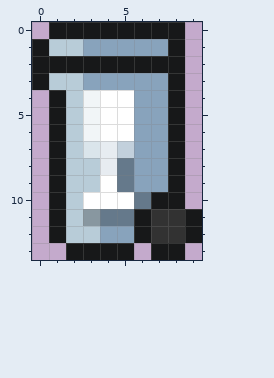
Two states of a pixel-art sprite, assets/raster/trash-bin-white-10x14.png. Above is the file before it was changed.
The file is 10x14 pixels.
After the commit:
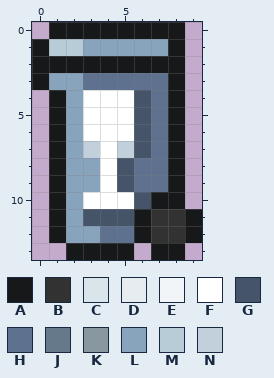
Palette (. is transparent): A #171819  B #323232  C #dae5eb  D #e7ecf1  E #f1f5f7  F #ffffff  G #465469  H #5e718e  J #65798b  K #8897a0  L #88a3bc  M #b8ccd8  N #c2d0dc
Changes in this commit:
Colour F replaces colour D in rows 7 to 8 at x 4.
Colour F replaces colour E in rows 4 to 6 at x 3.
Colour G replaces colour J in rows 8 to 9 at x 5; in row 10 at x 6; in row 11 at x 4 to 5.
Colour G replaces colour K in row 11 at x 3.
Colour G replaces colour L in rows 4 to 7 at x 6.
Colour H replaces colour L in row 3 at x 3 to 7; in rows 4 to 7 at x 7; in rows 8 to 9 at x 6 to 7; in row 12 at x 4 to 5.
Colour L replaces colour M in row 3 at x 1 to 2; in rows 4 to 7 at x 2; in rows 8 to 9 at x 2 to 3; in rows 10 to 11 at x 2; in row 12 at x 2 to 3.
Colour N replaces colour C in row 7 at x 3.
Pixel boxes of the changes (left, top, right, bottom) in both pictures:
changed: (49, 73, 168, 243)
